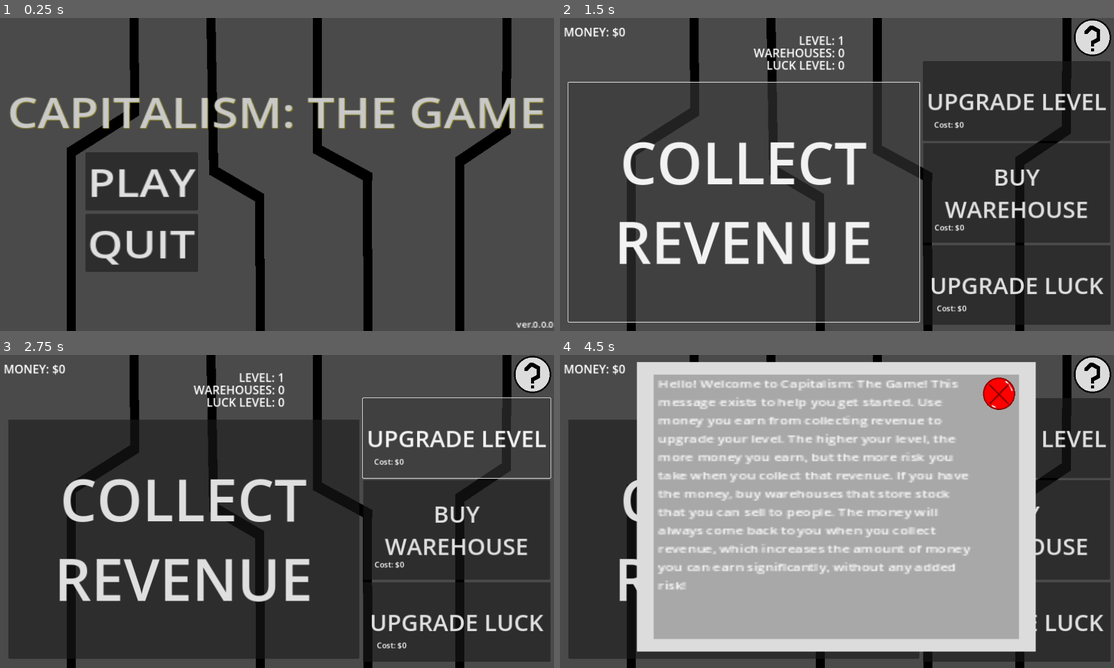
Above: before the commit, frames 1-4 (two rows, left to right).
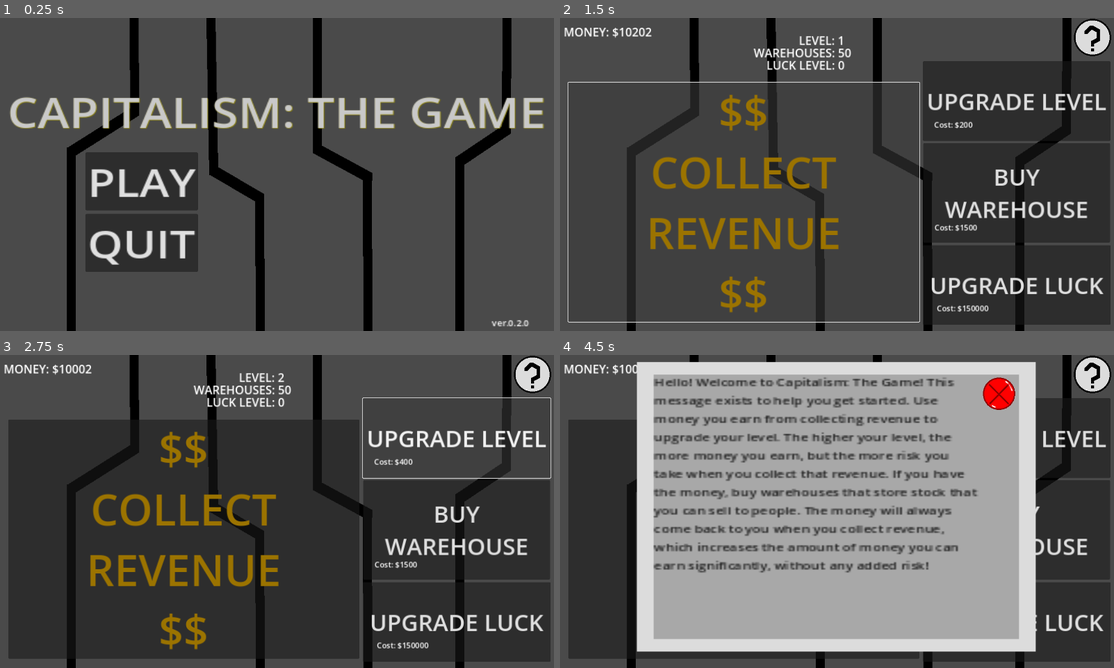
Above: after the commit, the same moments.

Repository: AwesomeGearBoy/capitalism-the-game
Game: Godot game, scene res://scenes/main.tscn
Same seed, same stepped clock (60 frames per second), same inputs: the game is played once before the commit and once after it.
Inputs (mouse positions are in pixels of both pictures, inside the frame that each line leads up to):
- Up to frame 1 (0.25 s): no input
- Up to frame 2 (1.5 s): click (742, 202) at 0.5 s, where only the run before the commit has a clickable "COLLECT REVENUE"; click (742, 202) at 1.25 s, where only the run after the commit has a clickable "$$ COLLECT REVENUE $$"
- Up to frame 3 (2.75 s): click "UPGRADE LEVEL" at 2 s
- Up to frame 4 (4.5 s): click "BUY WAREHOUSE" at 2.75 s; click "UPGRADE LUCK" at 3.5 s; click (1091, 373) at 4.25 s

The runs differ from the first frame. In frame 1, 0.2% of the frame differs, in the area x 88-100%, y 96-100%; in frame 2, 8.1%; in frame 3, 8.2%; in frame 4, 14%, in the area x 10-76%, y 3-79%.

Commit message:
Made revenue button usable; started working on wares

Diff:
--- a/project.godot
+++ b/project.godot
@@ -22,6 +22,10 @@
 window/stretch/mode="canvas_items"
 window/stretch/aspect="ignore"
 
+[editor]
+
+movie_writer/fps=120
+
 [input]
 
 esc={
--- a/scenes/main.tscn
+++ b/scenes/main.tscn
@@ -11,13 +11,21 @@
 
 [node name="Backdrop" parent="." instance=ExtResource("1_s1lcf")]
 
-[node name="RevanueButton" type="Button" parent="."]
+[node name="RevenueButton" type="Button" parent="."]
 offset_left = 27.0
 offset_top = 167.0
 offset_right = 936.0
 offset_bottom = 786.0
-theme_override_font_sizes/font_size = 150
-text = "COLLECT REVENUE"
+theme_override_colors/font_disabled_color = Color(0.607843, 0.45098, 0, 1)
+theme_override_colors/font_hover_pressed_color = Color(0.607843, 0.45098, 0, 1)
+theme_override_colors/font_hover_color = Color(0.607843, 0.45098, 0, 1)
+theme_override_colors/font_pressed_color = Color(0.607843, 0.45098, 0, 1)
+theme_override_colors/font_focus_color = Color(0.607843, 0.45098, 0, 1)
+theme_override_colors/font_color = Color(0.607106, 0.44993, 5.77569e-07, 1)
+theme_override_font_sizes/font_size = 113
+text = "$$
+COLLECT REVENUE
+$$"
 autowrap_mode = 3
 
 [node name="UpgradeLevel" type="Button" parent="."]
@@ -118,18 +126,19 @@
 visible = false
 
 [node name="Label" type="Label" parent="Help"]
-offset_left = -172.0
-offset_top = -173.0
-offset_right = 134.0
-offset_bottom = 160.0
+offset_left = -176.0
+offset_top = -175.0
+offset_right = 139.0
+offset_bottom = 163.0
+theme_override_colors/font_color = Color(0.10748, 0.10748, 0.10748, 1)
 theme_override_font_sizes/font_size = 13
 text = "Hello! Welcome to Capitalism: The Game! This message exists to help you get started. Use money you earn from co …(383 unchanged characters)…
 autowrap_mode = 3
 
 [node name="Menu" parent="." instance=ExtResource("2_4nb71")]
 visible = false
-position = Vector2(720, 409.5)
-scale = Vector2(1.45161, 1.26389)
 
+[connection signal="pressed" from="RevenueButton" to="." method="_on_revenue_button_pressed"]
+[connection signal="pressed" from="UpgradeLevel" to="." method="_on_upgrade_level_pressed"]
 [connection signal="pressed" from="Hint" to="." method="_on_hint_pressed"]
 [connection signal="play" from="Menu" to="." method="_on_menu_play"]
--- a/scenes/titlescreen.tscn
+++ b/scenes/titlescreen.tscn
@@ -38,10 +38,10 @@
 text = "QUIT"
 
 [node name="Version" type="Label" parent="." index="3"]
-offset_left = 429.178
-offset_top = 291.56
-offset_right = 495.178
-offset_bottom = 314.56
+offset_left = 385.09
+offset_top = 289.187
+offset_right = 451.09
+offset_bottom = 312.187
 text = "ver.0.0.0"
 
 [connection signal="pressed" from="PlayButton" to="." method="_on_play_button_pressed"]
--- a/scripts/main.gd
+++ b/scripts/main.gd
@@ -4,21 +4,21 @@
 var game_running = true
 var money = 0
 var level = 1
-var warehouses = 0
+var warehouses = 50
 var luck_level = 0
+var level_cost = 200
+var wares_cost = 1500
+var luck_cost = 150000
 
 func _ready():
 	pass
 
-func _process(delta):
+func _process(_delta):
+	menu_handling()
+	process_text()
+
+func menu_handling():
 	var key = KeyControl.new()
-
-	# ====== LEFT OFF HERE - NEED TO SET TEXT EVERYWHERE BEFORE ANYTHING ELSE ====== #
-	$Money.text = "MONEY: $" + str(money)
-	$Level.text = "LEVEL: " + str(level)
-	$Warehouses.text = "WAREHOUSES: " + str(warehouses)
-	$LuckLevel.text = "LUCK LEVEL: " + str(luck_level)
-
 	if key.went_down("esc"):
 		menu = true
 
@@ -32,6 +32,57 @@
 	else:
 		game_running = false
 
+func process_text():
+	$Money.text = "MONEY: $" + str(money)
+	$Level.text = "LEVEL: " + str(level)
+	$Warehouses.text = "WAREHOUSES: " + str(warehouses)
+	$LuckLevel.text = "LUCK LEVEL: " + str(luck_level)
+	$LevelCost.text = "Cost: $" + str(level_cost)
+	$WaresCost.text = "Cost: $" + str(wares_cost)
+	$LuckCost.text = "Cost: $" + str(luck_cost)
+
+func collect_revenue():
+	var random_amount = 0
+
+	if luck_level == 0:
+		random_amount = randi_range(200, 300)
+	elif luck_level == 1:
+		random_amount = randi_range(210, 310)
+	elif luck_level == 2:
+		random_amount = randi_range(220, 320)
+	elif luck_level == 3:
+		random_amount = randi_range(230, 330)
+	elif luck_level == 4:
+		random_amount = randi_range(240, 340)
+	elif luck_level == 5:
+		random_amount = randi_range(250, 350)
+	elif luck_level == 6:
+		random_amount = randi_range(260, 360)
+	elif luck_level == 7:
+		random_amount = randi_range(270, 370)
+	elif luck_level == 8:
+		random_amount = randi_range(280, 380)
+	elif luck_level == 9:
+		random_amount = randi_range(290, 390)
+	elif luck_level == 10:
+		random_amount = randi_range(300, 400)
+
+	money += (random_amount + (warehouses * 200)) * level
+
+func _on_revenue_button_pressed():
+	collect_revenue()
+
+func _on_upgrade_level_pressed():
+	if money >= level_cost:
+		money = money - level_cost
+		level = level + 1
+		if level >= 1:
+			level_cost = level_cost * 2
+		elif level >= 25:
+			level_cost = level_cost * 3
+		elif level >= 50:
+			level_cost = level_cost * 4
+
 func _on_hint_pressed():
 	$Help.show()
 
--- a/scripts/titlescreen.gd
+++ b/scripts/titlescreen.gd
@@ -1,7 +1,13 @@
 extends Sprite2D
 
+var release = 0
+var update = 2
+var bug_fixes = 0
+var version = str(release) + "." + str(update) + "." + str(bug_fixes)
 signal play
-signal quit
+
+func _process(_delta):
+	$Version.text = "ver." + version
 
 func _on_play_button_pressed():
 	play.emit()
